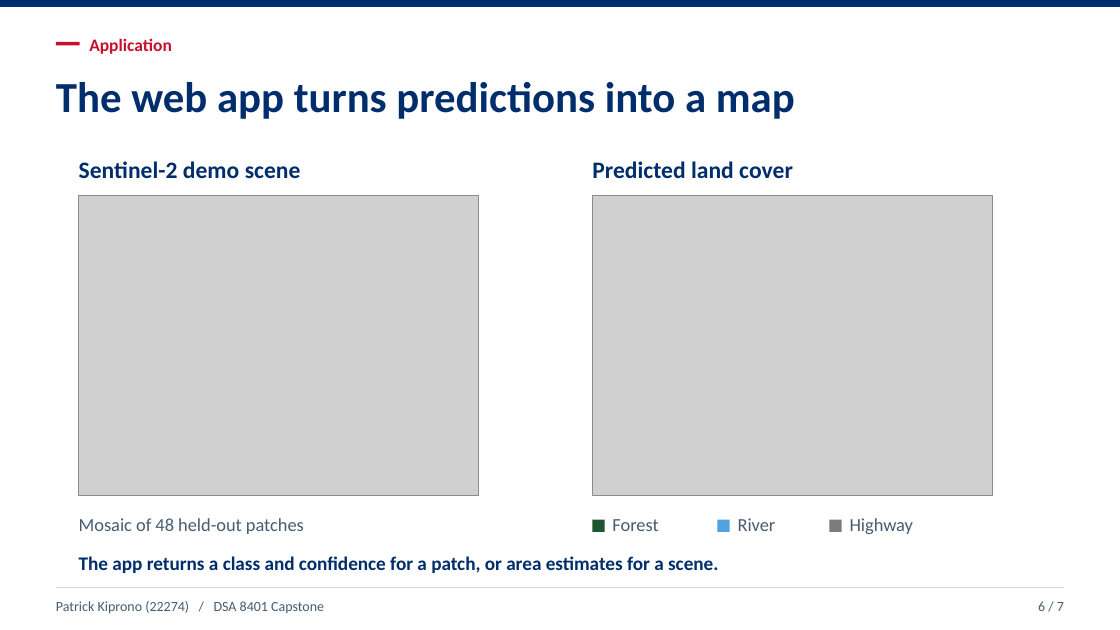
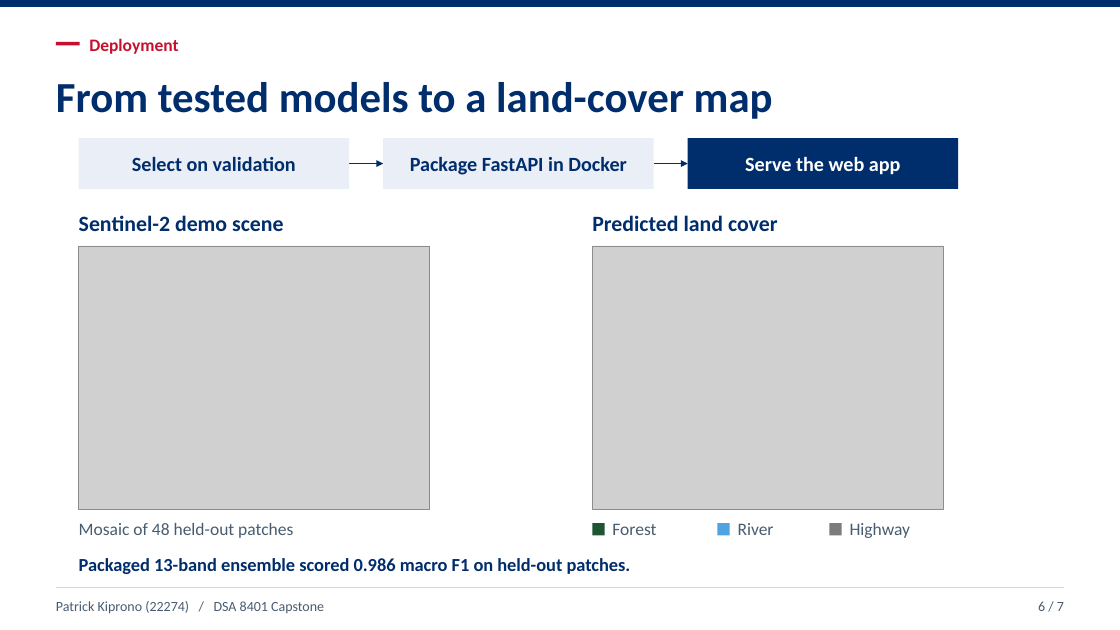
Before and after one commit to kipronopato/EuroSAT_LULC_Capstone, a slide deck: slide 6 of deliverables/EuroSAT_Capstone_5_Minute_Presentation.pptx. Drawn at 1120x630 pixels with LibreOffice and Linux fonts; fonts in the diff are those of the drawing; grey boxes stand for pictures. Boxes give left, top, right and bottom in pixels: in the first picture for what was removed or moved away, otherwise in the second. Text is boxed around its words. In the diff, an @@ line names an element or a change of style, - is before the commit and + after.

Commit message:
Explain algorithms and deployment in the capstone deck

```diff
--- a/deliverables/EuroSAT_Capstone_5_Minute_Presentation.pptx
+++ b/deliverables/EuroSAT_Capstone_5_Minute_Presentation.pptx
@@ text at [89,38,178,54]: text changed @@
-Application
+Deployment
@@ text at [56,82,773,119]: text changed @@
-The web app turns predictions into a map
+From tested models to a land-cover map
@@ rectangle added at [79,139,350,189], fill #EAEFF7 @@
@@ rectangle added at [383,139,654,189], fill #EAEFF7 @@
@@ rectangle added at [688,139,959,189], fill #002D6C @@
@@ text added at [132,157,296,171], 17.2 pt, text #002D6C, bold @@
+Select on validation
@@ arrow added from (350, 164) to (383, 164), #002D6C 1.5 pt @@
@@ text added at [410,157,626,175], 17.2 pt, text #002D6C, bold @@
+Package FastAPI in Docker
@@ arrow added from (654, 164) to (688, 164), #002D6C 1.5 pt @@
@@ text added at [745,157,901,175], 17.2 pt, text #FFFFFF, bold @@
+Serve the web app
@@ text "Sentinel-2 demo scene" at [79,215,283,231]: size 20.2 to 18.8 pt @@
@@ text "Sentinel-2 demo scene": place and size @@
-text "Sentinel-2 demo scene" at [79,161,301,178]
+text "Sentinel-2 demo scene" at [79,215,283,231]
@@ text "Predicted land cover": place and size @@
-text "Predicted land cover" at [592,161,793,178]
+text "Predicted land cover" at [592,215,778,231]
@@ text "Predicted land cover" at [592,215,778,231]: size 20.2 to 18.8 pt @@
@@ picture: place and size @@
-picture at [79,195,479,495]
+picture at [79,246,430,509]
@@ picture: place and size @@
-picture at [592,195,992,495]
+picture at [592,246,944,509]
@@ size 15.8 to 15 pt in 4 elements at [612,523,656,535], [738,523,774,535], [850,523,910,538], [79,523,293,538] @@
@@ text at [79,558,631,574]: text changed; size 16.5 to 15.8 pt @@
-The app returns a class and confidence for a patch, or area estimates for a scene.
+Packaged 13-band ensemble scored 0.986 macro F1 on held-out patches.
```
Also in this commit, not shown: 2 other slides changed.
